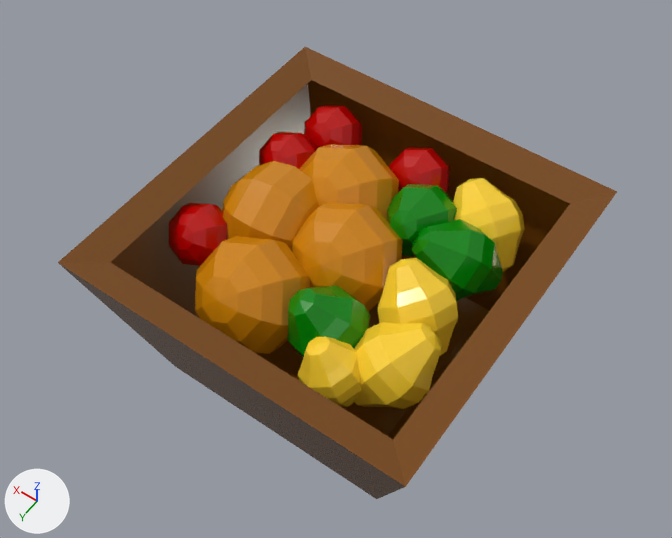
Before and after pictures for a commit that changed the FBX model Assets/Models/Fruit Basket 1.fbx.
Rendered twice from a 50 mm lens placed at (-0.0163, 0.0237, 0.0441), pointed at (0.0009, -0.0004, 0.0063). Every picture has the same lights, and +X, +Y and +Z are marked at lower left. The first picture is the older version. Where no turn or scale is listed for an object, it has been applied to the vertices. Vertices at exactly the same position are counted once.
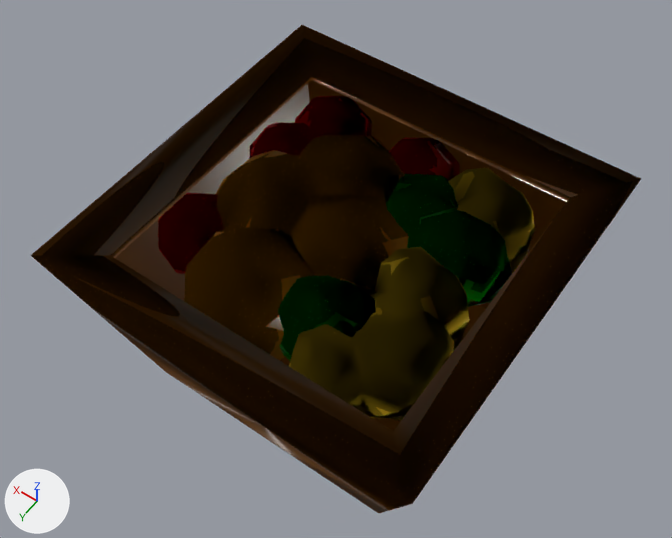
Where the change shows, as pixel boxes (x1, y1, x2, y2) in the pictures (672 x 538 px):
'pSphere16', reshaped (9% wider, 8% taller): before (58, 47, 617, 499); after (31, 25, 641, 513)
'pCube2', added (mostly hidden): after (364, 107, 565, 251)
part 1 of me_mesh, added: after (31, 25, 641, 513)

The change in detail:
me_mesh is used by ob_psphere16; location (0.0, 0.0, 0.00638).
me_mesh had 886 vertices, 973 faces and spanned x -0.0095..0.0095, y -0.0095..0.0095, z -0.0062..0.0047.
me_mesh now has 1776 vertices, 1954 faces and spans x -0.0102..0.0102, y -0.0102..0.0102, z -0.0067..0.0053.
me_mesh part 1: 890 vertices added at x -0.0102..0.0102, y -0.0102..0.0102, z -0.0067..0.0053.
Mesh me_mesh_1 is new.
It has 886 vertices, 973 faces and spans x -0.0095..0.0095, y -0.0095..0.0095, z -0.0062..0.0047.
It uses material mat_aistandardsurface1 (picture img_atlas_png).
Object 'pCube2' (ob_pcube2) is new; it shows me_mesh_1.
Its location is (0.0, 0.0, 0.00638).
